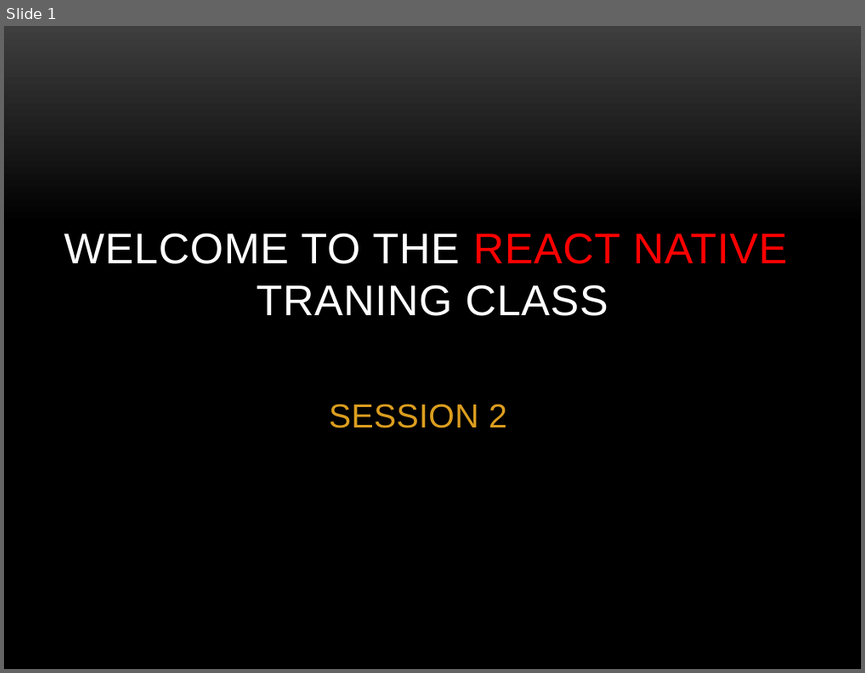
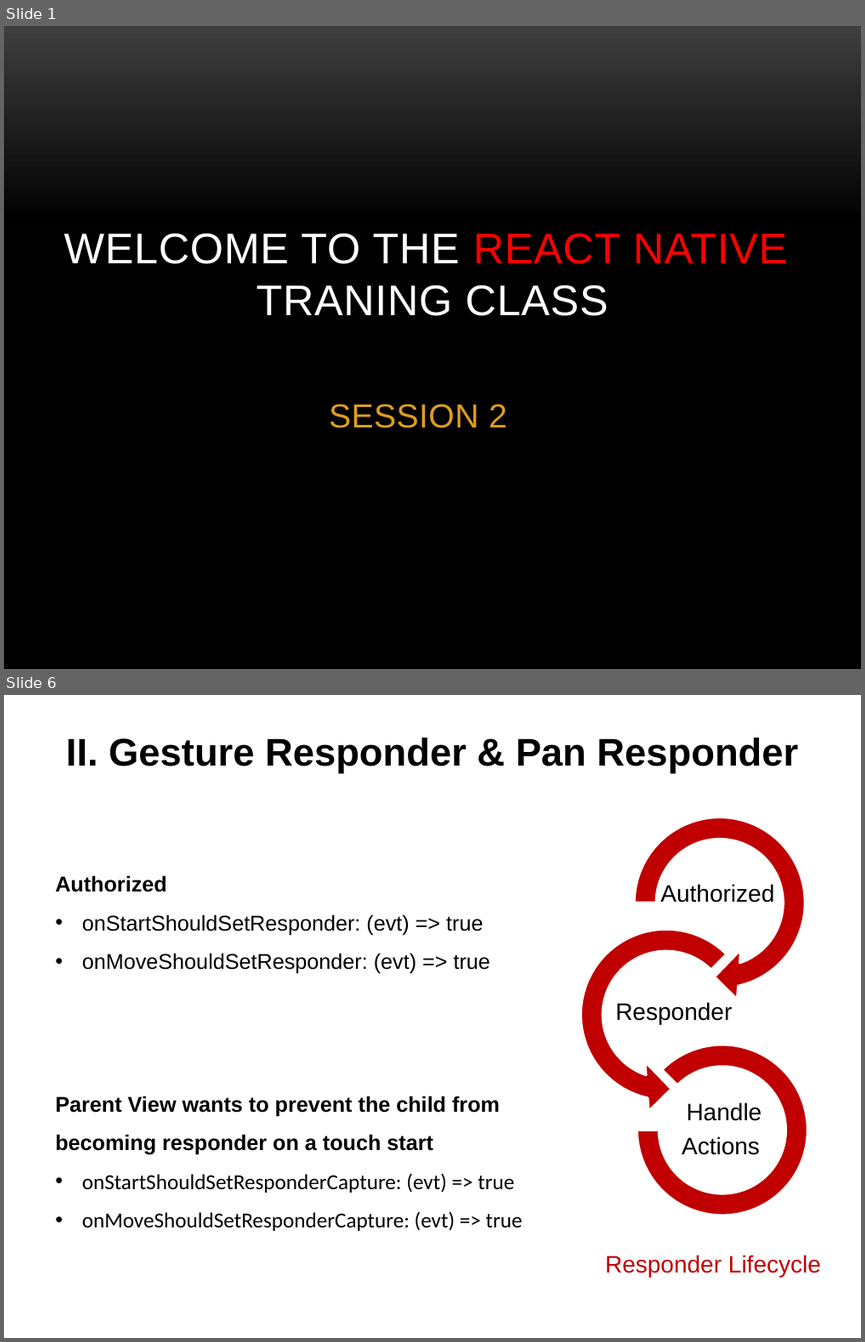
Before and after one commit to quydongnasts/Documents, a slide deck: PowerPoint/REACT-NATIVE.pptx. Shown one above the other, each under a label of ours: slide 1 before the commit, slides 1 and 6 after it; the slides between them are not shown. The pictures are 865x673 and 865x1342 pixels, drawn with LibreOffice and Linux fonts; fonts in the diff are those of the drawing; background and template pictures are left out. Boxes give left, top, right and bottom in pixels: in the first picture for what was removed or moved away, otherwise in the second. Text is boxed around its words. In the diff, an @@ line names an element or a change of style, - is before the commit and + after.

```diff
--- a/PowerPoint/REACT-NATIVE.pptx
+++ b/PowerPoint/REACT-NATIVE.pptx
@@ slide 6 added at <box>4,695,861,1338</box>, background #FFFFFF @@
@@ title added at <box>66,737,798,773</box>, 32.4 pt, text #000000, bold @@
+II. Gesture Responder & Pan Responder
@@ text added at <box>55,875,490,974</box>, 18 pt, text #000000 @@
+Authorized
+• onStartShouldSetResponder: (evt) => true
+• onMoveShouldSetResponder: (evt) => true
@@ text added at <box>55,1095,522,1231</box>, 18 pt, text #000000 @@
+Parent View wants to prevent the child from
+becoming responder on a touch start
+• onStartShouldSetResponderCapture: (evt) => true
+• onMoveShouldSetResponderCapture: (evt) => true
@@ group added at <box>567,803,819,1215</box>: 3 texts, 1 circular arrow, 1 left circular arrow, 1 arch (boxed as its full ring) @@
+Authorized
+Responder
+Handle
+Actions
@@ text added at <box>605,1254,821,1276</box>, 20 pt, text #C00000 @@
+Responder Lifecycle
```
Also in this commit, not shown: 2 slides changed, 5 other slides added, 1 slide removed.
